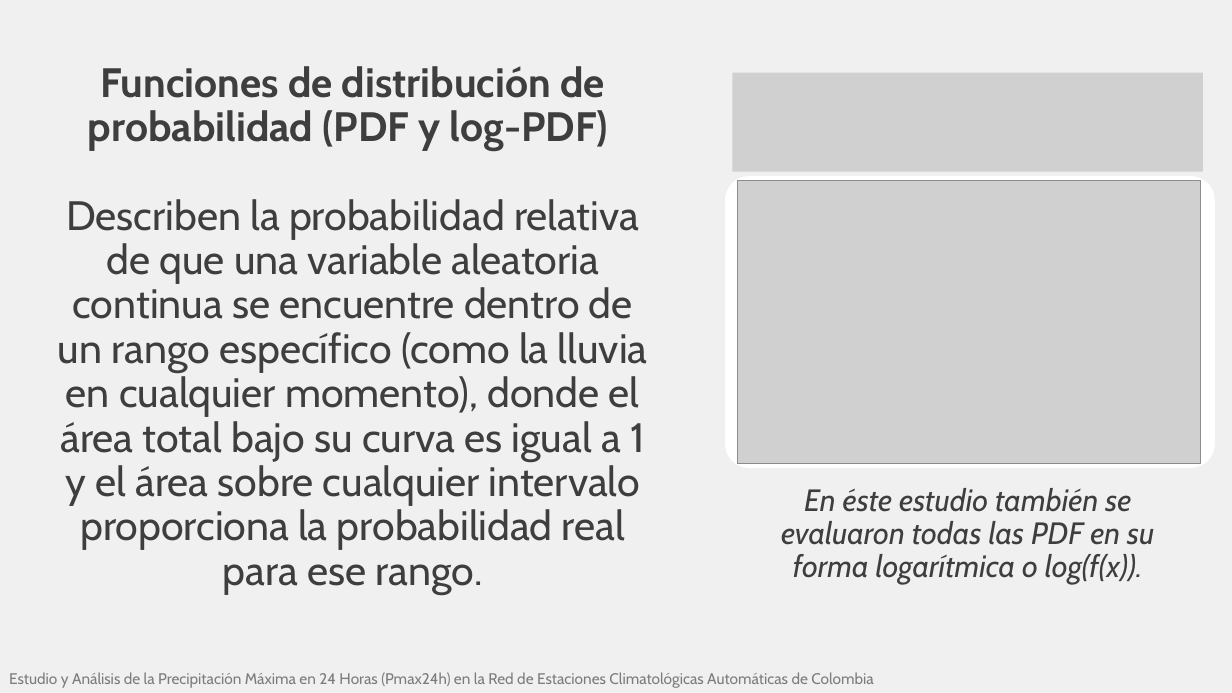
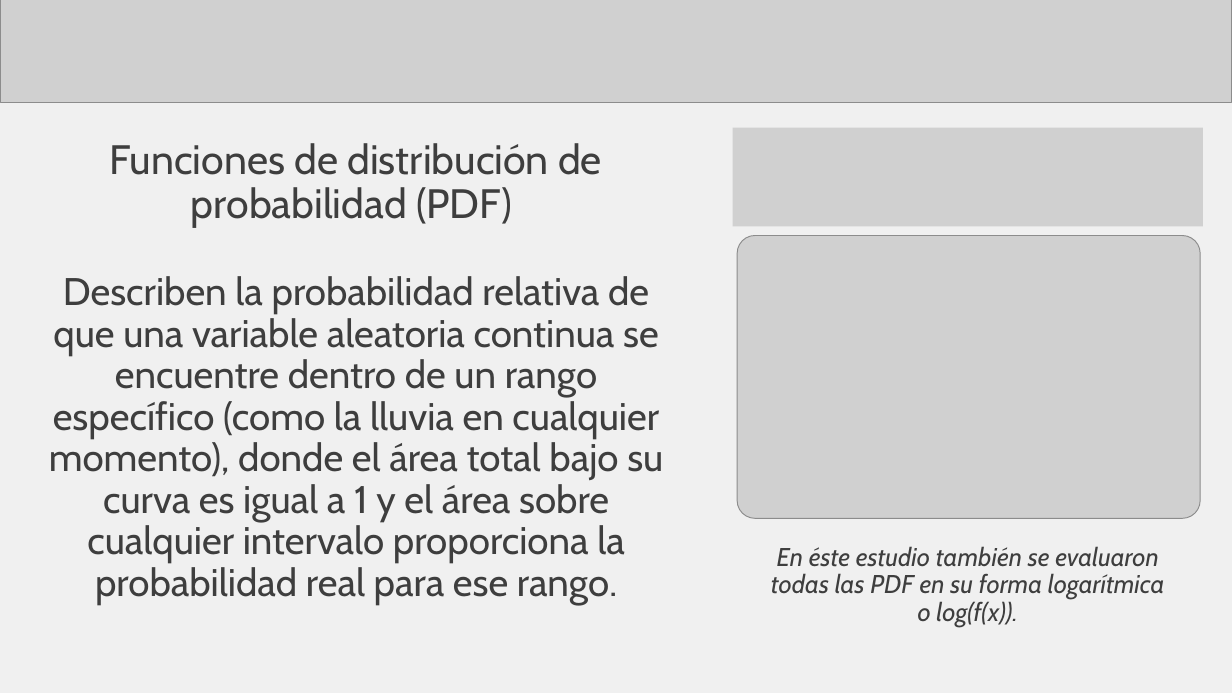
Before and after one commit to rcfdtools/R.HydroTools, a slide deck: slide 5 of tool/PMP/file/report/SCI_XXVI_SNHH26_Presentacion_PMax24HAutomColombia_v1.pptx. Drawn at 1232x693 pixels with LibreOffice and Linux fonts; fonts in the diff are those of the drawing; grey boxes stand for pictures. Boxes give left, top, right and bottom in pixels: in the first picture for what was removed or moved away, otherwise in the second. Text is boxed around its words. In the diff, an @@ line names an element or a change of style, - is before the commit and + after.

```diff
--- a/tool/PMP/file/report/SCI_XXVI_SNHH26_Presentacion_PMax24HAutomColombia_v1.pptx
+++ b/tool/PMP/file/report/SCI_XXVI_SNHH26_Presentacion_PMax24HAutomColombia_v1.pptx
@@ picture added at bbox=[0, 0, 1232, 103] @@
@@ title at bbox=[49, 143, 663, 605]: text changed; size 32 to 30 pt @@
-Funciones de distribución de probabilidad (PDF y log-PDF)
-Describen la probabilidad relativa de que una variable aleatoria continua se encuentre dentro de un rango específico (como la lluvia en cualquier momento), donde el área total bajo su curva es igual a 1 y el área sobre cualquier intervalo proporciona la probabilidad real para ese rango.
+Funciones de distribución de probabilidad (PDF)
+Describen la probabilidad relativa de que una variable aleatoria continua se encuentre dentro de un rango específico (como la lluvia en cualquier momento), donde el área total bajo su curva es igual a 1 y el área sobre cualquier intervalo proporciona la probabilidad real para ese rango.
@@ picture: place and size @@
-picture at bbox=[733, 73, 1203, 172]
+picture at bbox=[733, 128, 1203, 226]
@@ rounded rectangle removed at bbox=[726, 177, 1215, 469] @@
@@ picture: place and size @@
-picture at bbox=[738, 181, 1201, 464]
+picture at bbox=[738, 236, 1201, 518]
@@ text "En éste estudio también se ...": place and size @@
-text "En éste estudio también se ..." at bbox=[781, 488, 1154, 584]
+text "En éste estudio también se ..." at bbox=[771, 546, 1164, 627]
@@ text "En éste estudio también se ..." at bbox=[771, 546, 1164, 627]: size 24 to 20 pt @@
@@ text removed at bbox=[9, 672, 873, 688] @@
-Estudio y Análisis de la Precipitación Máxima en 24 Horas (Pmax24h) en la Red de Estaciones Climatológicas Automáticas de Colombia
```
Also in this commit, not shown: 12 other slides changed, 13 slides added, 3 slides removed, 3 other files.
